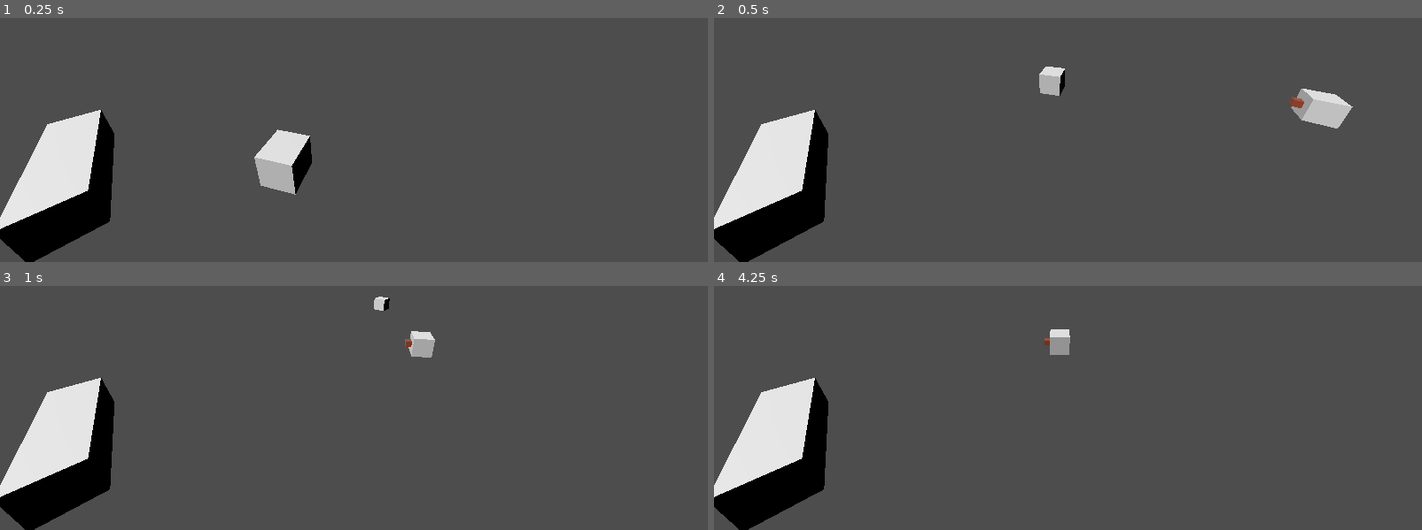
Above: before the commit, frames 1-4 (two rows, left to right).
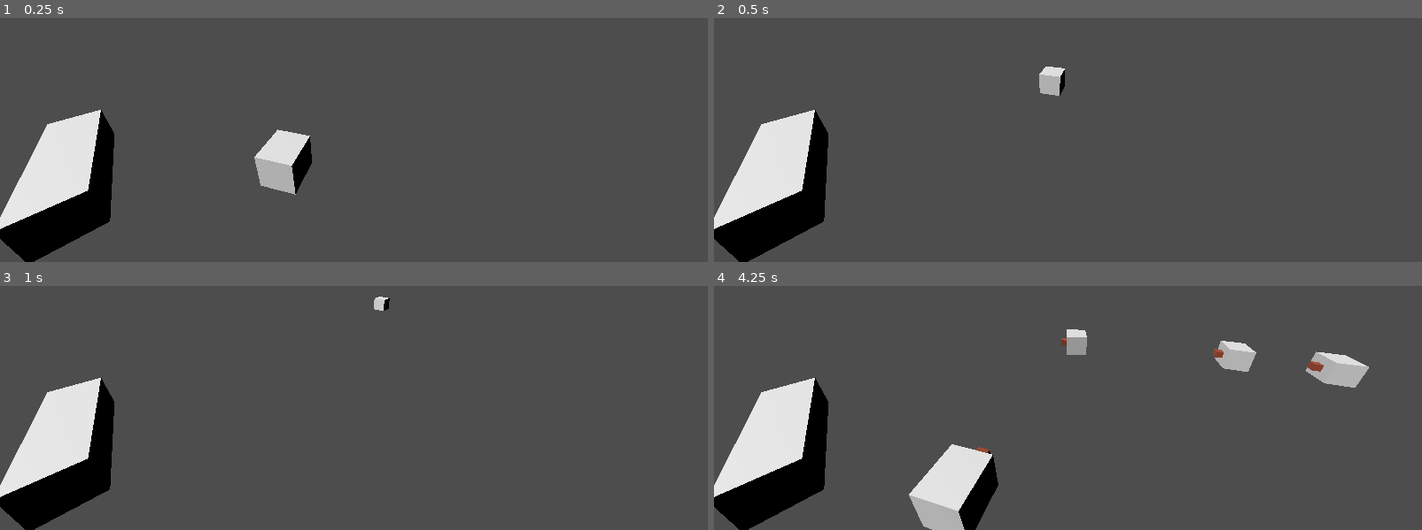
Above: after the commit, the same moments.

Repository: mulboor/kruispuntsimulatie
Game: Godot game, scene res://scenes/spaces/main.tscn
Same seed, same stepped clock (60 frames per second), same inputs: the game is played once before the commit and once after it.
Inputs:
- Up to frame 1 (0.25 s): no input
- Up to frame 2 (0.5 s): no input
- Up to frame 3 (1 s): no input
- Up to frame 4 (4.25 s): no input

Frame 1 is identical in both runs. In frame 2, 1.0% of the frame differs, in the area x 81-91%, y 28-46%; in frame 3, 0.4%; in frame 4, 5.1%, in the area x 27-93%, y 17-100%.

Commit message:
Update main.tscn

Diff:
--- a/scenes/spaces/main.tscn
+++ b/scenes/spaces/main.tscn
@@ -19,7 +19,7 @@
 
 [sub_resource type="Curve3D" id="Curve3D_3c65l"]
 _data = {
-"points": PackedVector3Array(0, 0, 0, 0, 0, 0, 0, 0, 0, 0, 0, 4, 0, 0, -4, 3.249, 0, -12.161, 0, 0, 0, 0, 0, 0, 0, 0, -24.0928),
+"points": PackedVector3Array(0, 0, 0, 0, 0, 0, 0, 0, 44.1112, 0, 0, 4, 0, 0, -4, 3.249, 0, -12.161, 0, 0, 0, 0, 0, 0, 0, 0, -24.0928),
 "tilts": PackedFloat32Array(0, 0, 0)
 }
 point_count = 3
@@ -49,7 +49,7 @@
 
 [node name="Spawner A" type="Node3D" parent="Spawners" node_paths=PackedStringArray("general_user_stats", "path")]
 script = ExtResource("2_xc2x4")
-time_between_spawns = 2.0
+time_between_spawns = 1.0
 random_deviation = 0.036
 general_user_stats = NodePath("../../GlobalRoadUserStats")
 path = NodePath("Path3D")
@@ -61,7 +61,7 @@
 [node name="Spawner B" type="Node3D" parent="Spawners" node_paths=PackedStringArray("general_user_stats", "path")]
 transform = Transform3D(1, 0, 0, 0, 1, 0, 0, 0, 1, 6.87177, 0, 17.3273)
 script = ExtResource("2_xc2x4")
-time_between_spawns = 1.0
+time_between_spawns = 0.8
 random_deviation = 0.036
 general_user_stats = NodePath("../../GlobalRoadUserStats")
 path = NodePath("Path3D")
